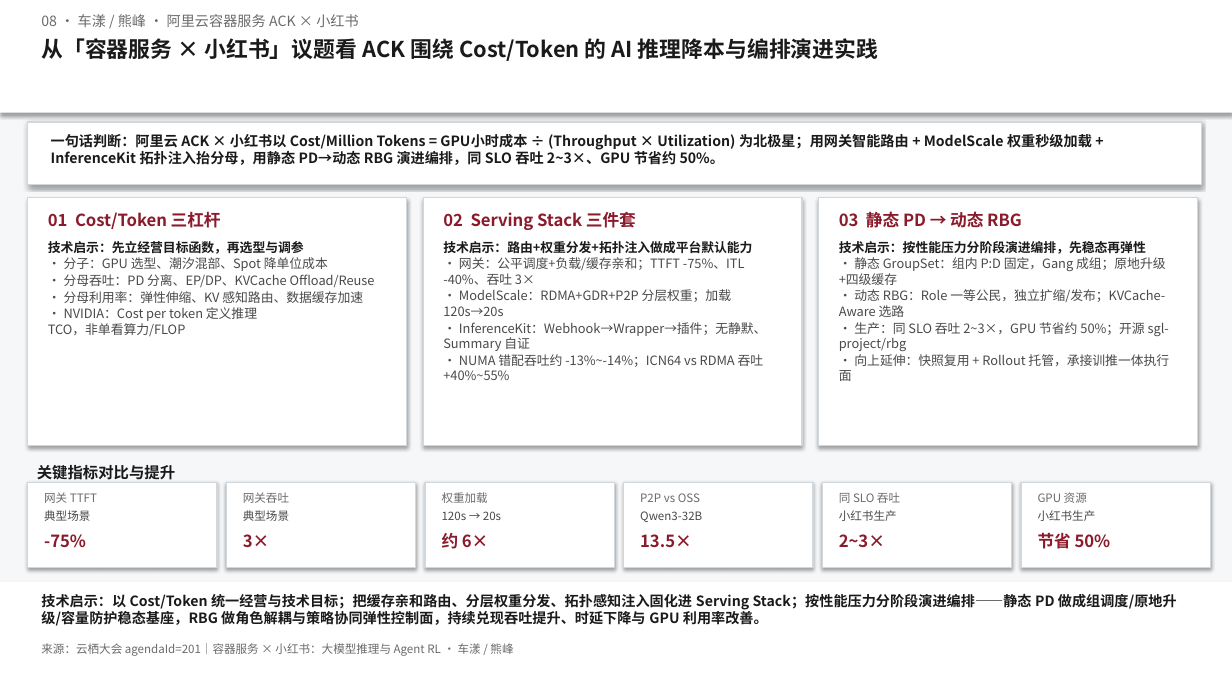
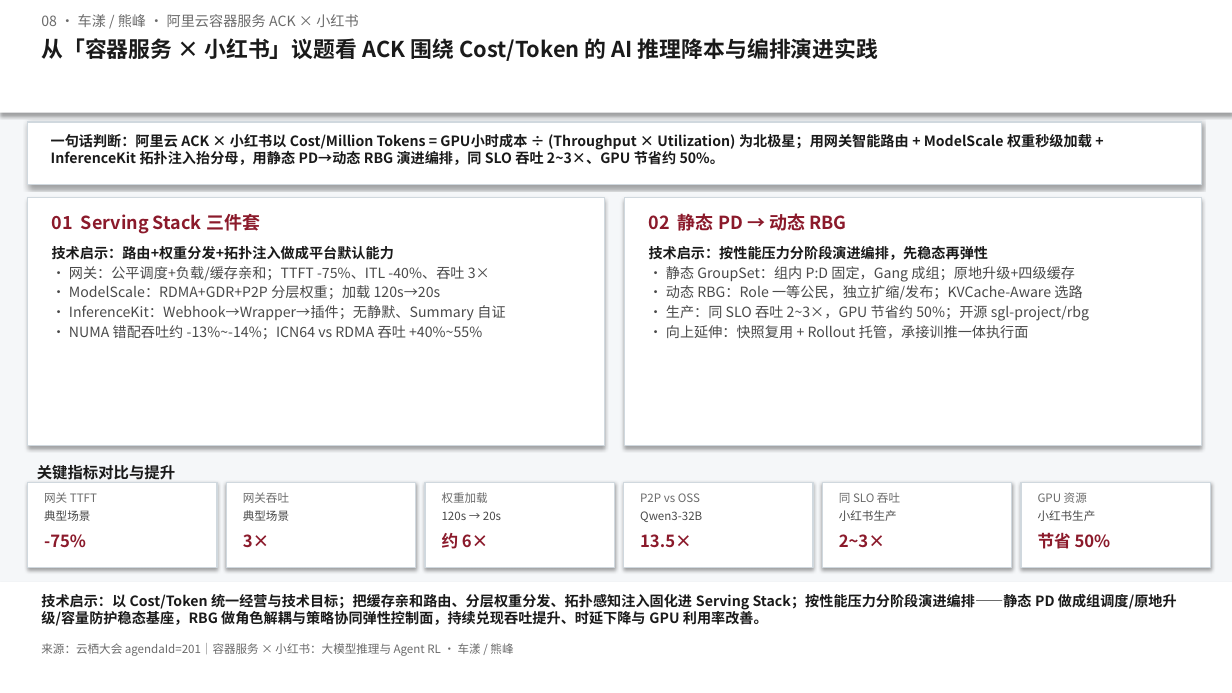
Before and after one commit to Annie-Summer/Kthena, a slide deck: slide 1 of yunqi-2026-agenda-201/docs/洞察一页-08-容器服务 × 小红书：大模型推理与 Agent RL.pptx. Drawn at 1232x693 pixels with LibreOffice and Linux fonts; fonts in the diff are those of the drawing. Boxes give left, top, right and bottom in pixels: in the first picture for what was removed or moved away, otherwise in the second. Text is boxed around its words. In the diff, an @@ line names an element or a change of style, - is before the commit and + after.

```diff
--- a/yunqi-2026-agenda-201/docs/洞察一页-08-容器服务 × 小红书：大模型推理与 Agent RL.pptx
+++ b/yunqi-2026-agenda-201/docs/洞察一页-08-容器服务 × 小红书：大模型推理与 Agent RL.pptx
@@ rectangle: place and size @@
-rectangle at [28, 198, 407, 445]
+rectangle at [28, 198, 604, 445]
@@ rectangle removed at [423, 198, 802, 445] @@
@@ rectangle: place and size @@
-rectangle at [819, 198, 1198, 445]
+rectangle at [625, 198, 1202, 445]
@@ text removed at [48, 211, 221, 229] @@
-01 Cost/Token 三杠杆
@@ text at [52, 214, 260, 234]: text changed; size 13 to 14 pt @@
-02 Serving Stack 三件套
+01 Serving Stack 三件套
@@ text at [649, 213, 846, 231]: text changed; size 13 to 14 pt @@
-03 静态 PD → 动态 RBG
+02 静态 PD → 动态 RBG
@@ text "技术启示：路由+权重分发+拓扑注入做成平台默认能力" at [52, 246, 505, 339]: size 10 to 11 pt; more space between paragraphs @@
@@ text "技术启示：路由+权重分发+拓扑注入做成平台默认能力": place and size @@
-text "技术启示：路由+权重分发+拓扑注入做成平台默认能力" at [443, 241, 767, 380]
+text "技术启示：路由+权重分发+拓扑注入做成平台默认能力" at [52, 246, 505, 339]
@@ text removed at [48, 241, 375, 337] @@
-技术启示：先立经营目标函数，再选型与调参
-• 分子：GPU 选型、潮汐混部、Spot 降单位成本
-• 分母吞吐：PD 分离、EP/DP、KVCache Offload/Reuse
-• 分母利用率：弹性伸缩、KV 感知路由、数据缓存加速
-• NVIDIA：Cost per token 定义推理 TCO，非单看算力/FLOP
@@ text "技术启示：按性能压力分阶段演进编排，先稳态再弹性": place and size @@
-text "技术启示：按性能压力分阶段演进编排，先稳态再弹性" at [839, 241, 1169, 381]
+text "技术启示：按性能压力分阶段演进编排，先稳态再弹性" at [649, 246, 1089, 339]
@@ text "技术启示：按性能压力分阶段演进编排，先稳态再弹性" at [649, 246, 1089, 339]: size 10 to 11 pt; more space between paragraphs @@
```
Also in this commit, not shown: 1 other file.
